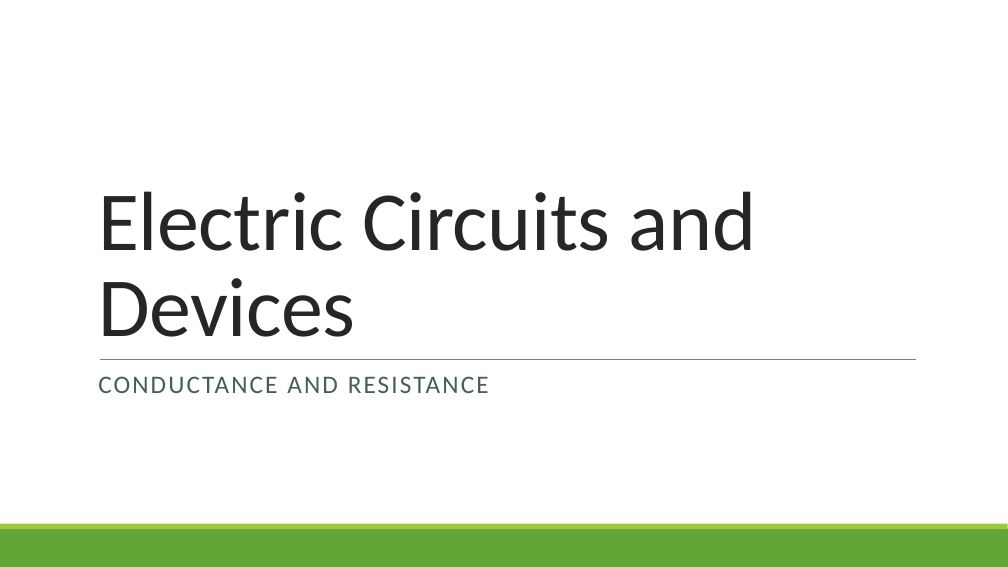
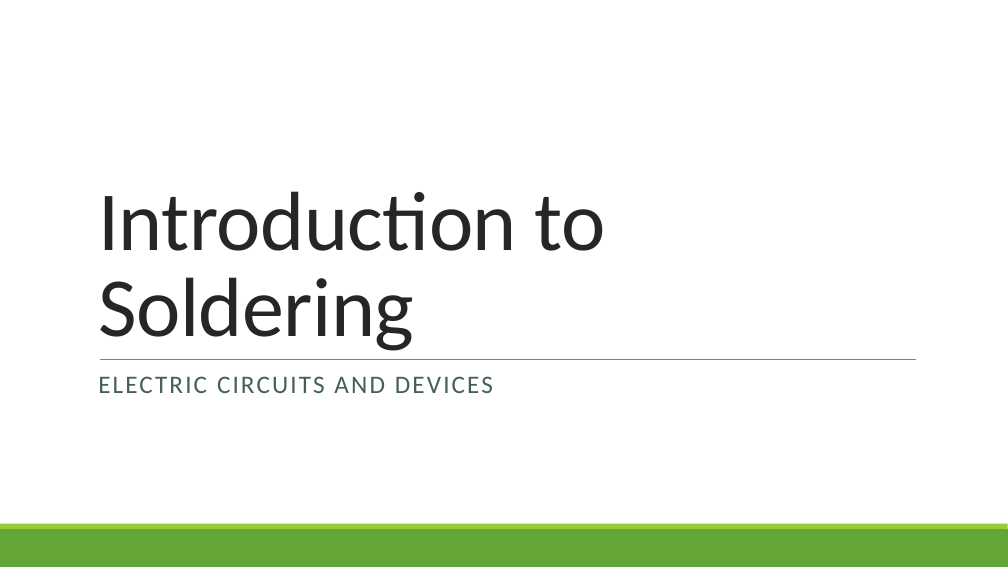
Before and after one commit to nickvertucci/Technology-Education-Curriculum, a slide deck: slide 3 of High School/Modern Electricity and Electronics/Unit 2 - Electrical Circuits and Devices/Section 3 - Introduction to Soldering/Assets/Unit 2 - Section 3 - Introduction to soldering.pptx (slide 2 before the commit). Drawn at 1008x567 pixels with LibreOffice and Linux fonts; fonts in the diff are those of the drawing. Boxes give left, top, right and bottom in pixels: in the first picture for what was removed or moved away, otherwise in the second. Text is boxed around its words. In the diff, an @@ line names an element or a change of style, - is before the commit and + after.

```diff
--- a/High School/Modern Electricity and Electronics/Unit 2 - Electrical Circuits and Devices/Section 3 - Introduction to Soldering/Assets/Unit 2 - Section 3 - Introduction to soldering.pptx
+++ b/High School/Modern Electricity and Electronics/Unit 2 - Electrical Circuits and Devices/Section 3 - Introduction to Soldering/Assets/Unit 2 - Section 3 - Introduction to soldering.pptx
@@ title at <box>98,191,606,351</box>: text changed @@
-Electric Circuits and Devices
+Introduction to Soldering
@@ text at <box>98,376,493,393</box>: text changed @@
-CONDUCTANCE AND RESISTANCE
+ELECTRIC CIRCUITS AND DEVICES
```
Also in this commit, not shown: 2 other slides changed, 1 slide added, 3 slides removed.
